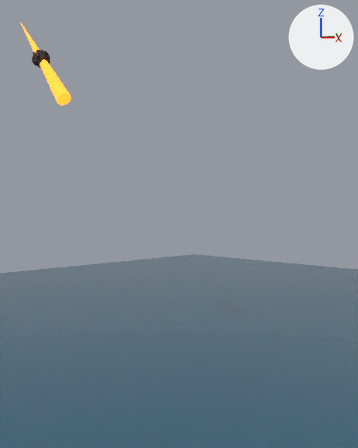
Two versions of the Blender file art/meteor_shower/generated/v2/water/meteor_impact.blend, one commit apart.
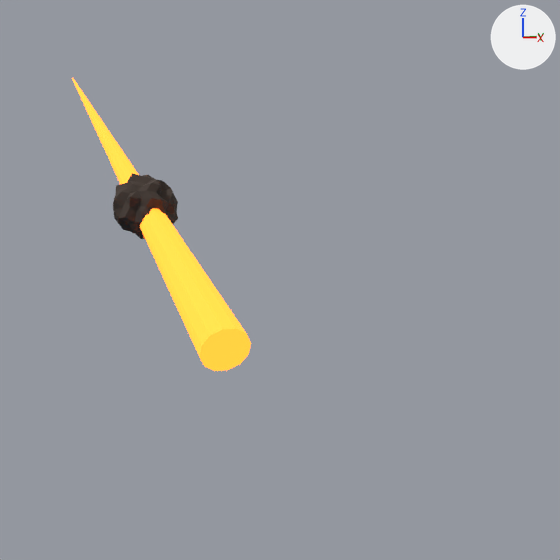
The first picture shows the older version from a 50 mm lens placed at (18.8, -24.9, 13.7), pointed at (-8.8, 2.7, 12.4). The close-ups show the older and then the newer version on the part from 0% to 44% of the width and 0% to 35% of the height of that picture. Only the edits that show in the close-ups are written down. The axes (+X, +Y, +Z) are drawn at upper right. The lights are the same throughout.

The older version as bpy lines, for what is in view:
```python
me_cono_003 = bpy.data.meshes.new('Cono.003')
me_cono_003.from_pydata(...)  # a 12-sided cut cone along z (radius 0.7 at the low end, 0.02 at the high end) spanning x -0.7..0.7, y -0.7..0.7, z -6.02..6.02
me_cono_003.materials.append(mat_trail_orange)  # orange #ff7c21, glowing orange #ff7c21
me_esfera_geodésica = bpy.data.meshes.new('Esfera geodésica')
me_esfera_geodésica.from_pydata(...)  # 162 vertices, 320 faces; spans x -0.85..0.9, y -0.92..0.87, z -0.87..0.86
me_esfera_geodésica.materials.append(mat_meteor_rock)  # brown #42352c
ob_meteor = bpy.data.objects.new('Meteor', me_esfera_geodésica)
ob_meteor.location = (-25.0, 0.0, 28.0)
ob_parent_continuous_trail = bpy.data.objects.new('Parent continuous trail', me_cono_003)
ob_parent_continuous_trail.location = (-25.0, 0.0, 28.0)
ob_parent_continuous_trail.rotation_euler = (0.727, 0.0, -1.571)  # degrees (42, 0, -90)
```
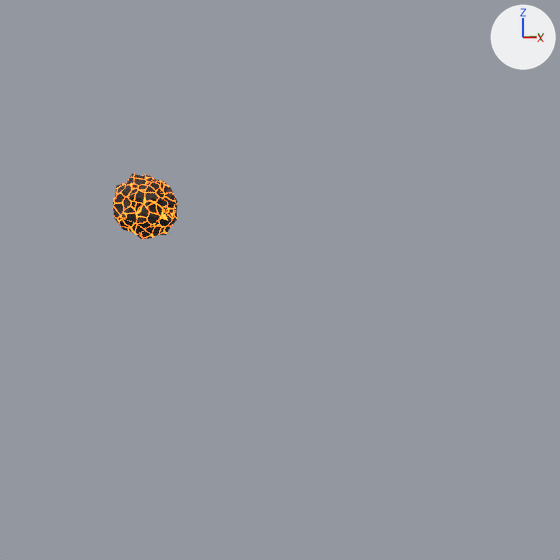
Pixel boxes [x1, y1, x2, y2] of what changed, in the close-ups (560 x 560 px):
'Parent continuous trail', hidden: before [72, 78, 251, 371]
'Meteor', recoloured (brown to orange): [113, 173, 178, 239] in both

Patch to the scene script:
```diff
--- a/art/meteor_shower/generated/v2/water/meteor_impact.blend.py
+++ b/art/meteor_shower/generated/v2/water/meteor_impact.blend.py
@@ mat_turbulent_incandescent_trail @@
+mat_turbulent_incandescent_trail = principled_material('Turbulent incandescent trail')
+mat_turbulent_incandescent_trail.base_color = (0.8, 0.8, 0.8)  # white #e7e7e7
+mat_turbulent_incandescent_trail.roughness = 0.4
@@ mat_meteor_crust_with_incandescent_fissures @@
+mat_meteor_crust_with_incandescent_fissures = bpy.data.materials.new('Meteor crust with incandescent fissures')
+# nodes: BsdfPrincipled, OutputMaterial, TexVoronoi, ValToRGB
+# colours: brown #42352c, orange #ff7616, black #000000
@@ me_esfera_geodésica @@
 me_esfera_geodésica.from_pydata(...)  # 162 vertices, 320 faces; spans x -0.85..0.9, y -0.92..0.87, z -0.87..0.86
-me_esfera_geodésica.materials.append(mat_meteor_rock)  # brown #42352c
+me_esfera_geodésica.materials.append(mat_meteor_crust_with_incandescent_fissures)
@@ me_cono_003 @@
 me_cono_003.from_pydata(...)  # 24 vertices, 14 faces; spans x -0.7..0.7, y -0.7..0.7, z -6.02..6.02
-me_cono_003.materials.append(mat_trail_orange)  # orange #ff7c21, glowing orange #ff7c21
+me_cono_003.materials.append(mat_turbulent_incandescent_trail)  # white #e7e7e7
@@ ob_parent_continuous_trail @@
 ob_parent_continuous_trail.rotation_euler = (0.727, 0.0, -1.571)  # degrees (42, 0, -90)
+ob_parent_continuous_trail.hide_set(True)  # wire or fog, not drawn
```
